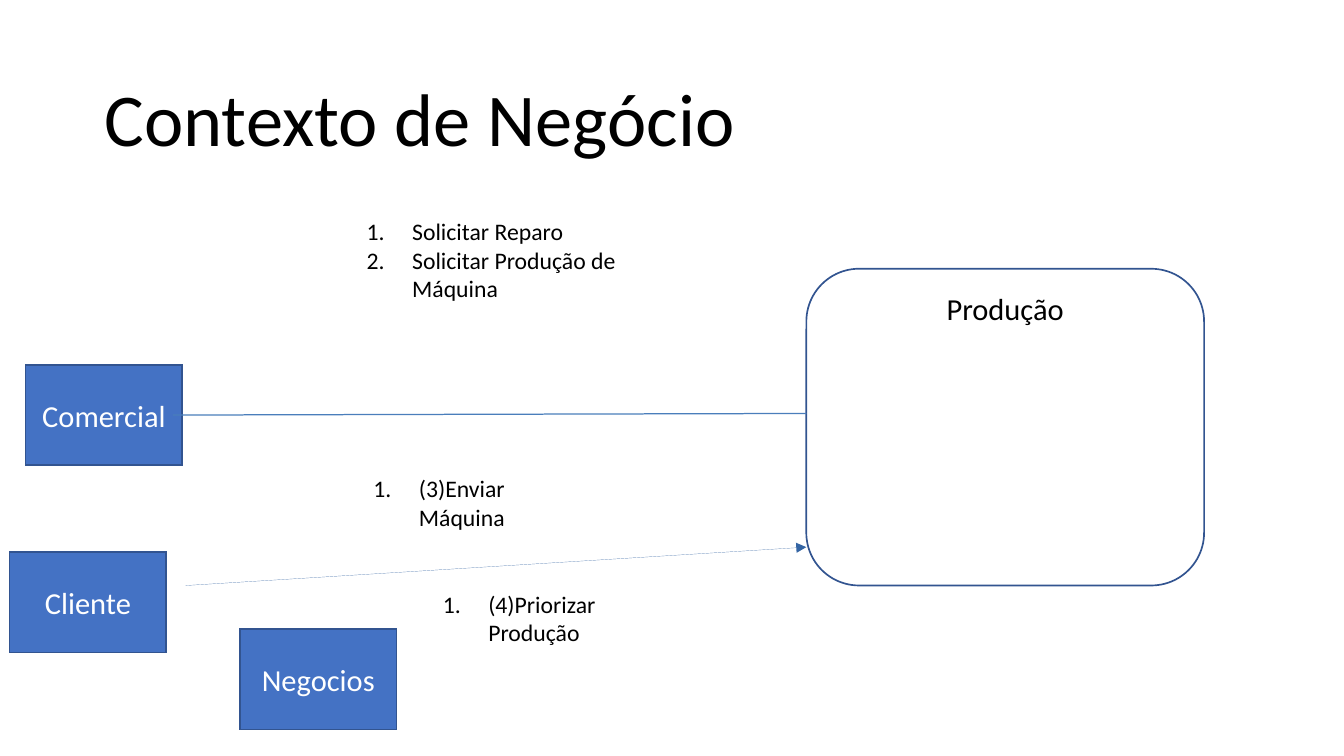
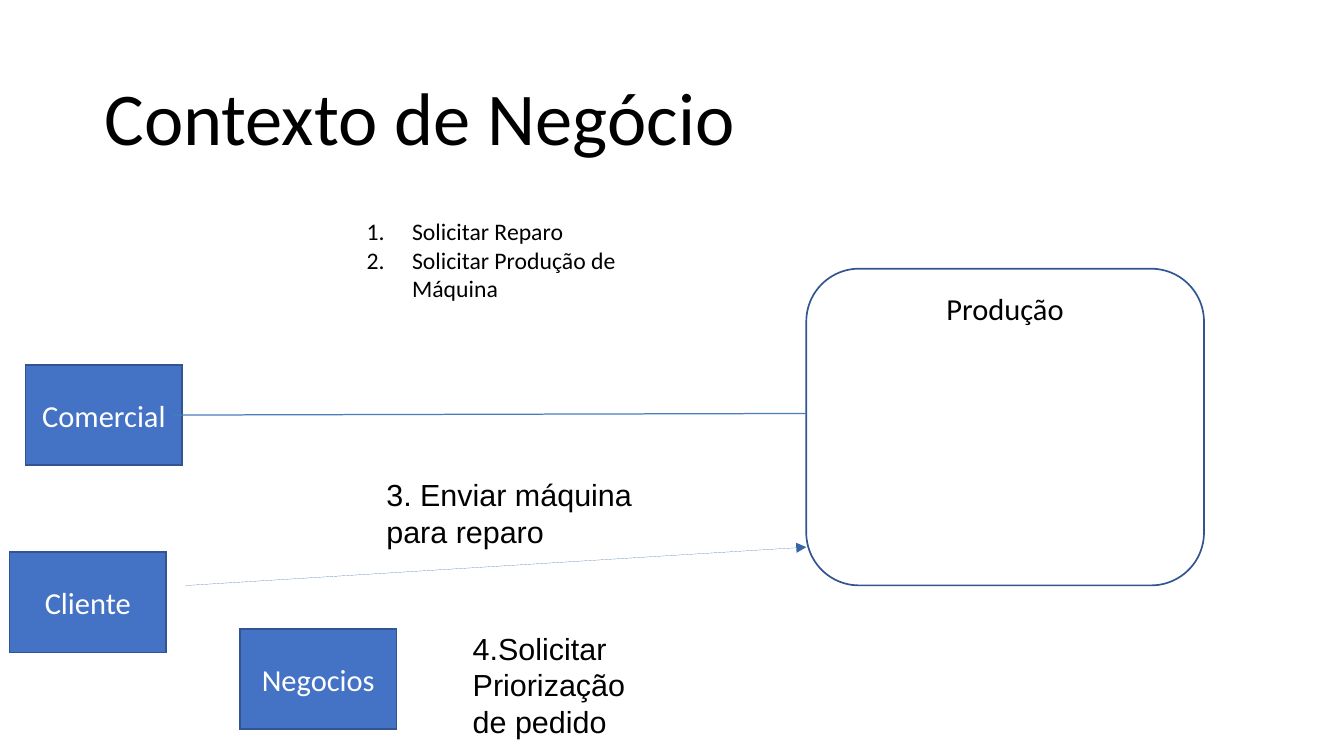
Before and after one commit to lmoraesImpacta/OPE, a slide deck: slide 1 of Artefatos/15-ArquiteturaDeNegocioParaCadaCenario.pptx. Drawn at 1344x756 pixels with LibreOffice and Linux fonts; fonts in the diff are those of the drawing. Boxes give left, top, right and bottom in pixels: in the first picture for what was removed or moved away, otherwise in the second. Text is boxed around its words. In the diff, an @@ line names an element or a change of style, - is before the commit and + after.

```diff
--- a/Artefatos/15-ArquiteturaDeNegocioParaCadaCenario.pptx
+++ b/Artefatos/15-ArquiteturaDeNegocioParaCadaCenario.pptx
@@ text at bbox=[386, 483, 632, 549]: text changed; size 14 to 18 pt; font Calibri to Arial @@
-1. (3)Enviar Máquina
+3. Enviar máquina para reparo
@@ text at bbox=[473, 638, 625, 739]: text changed; size 14 to 18 pt; font Calibri to Arial @@
-1. (4)Priorizar Produção
+4.Solicitar Priorização de pedido
```
Also in this commit, not shown: 1 other slide changed, 2 other files.
